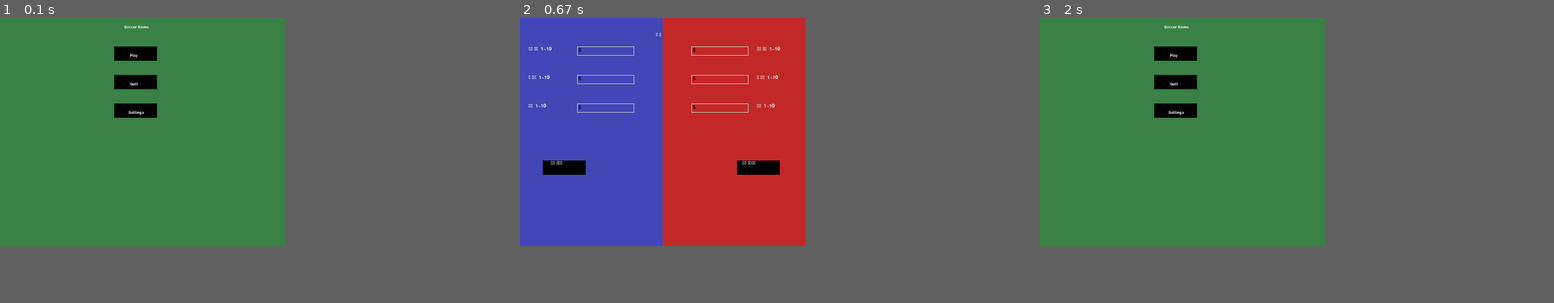
Above: before the commit, frames 1-3 (left to right).
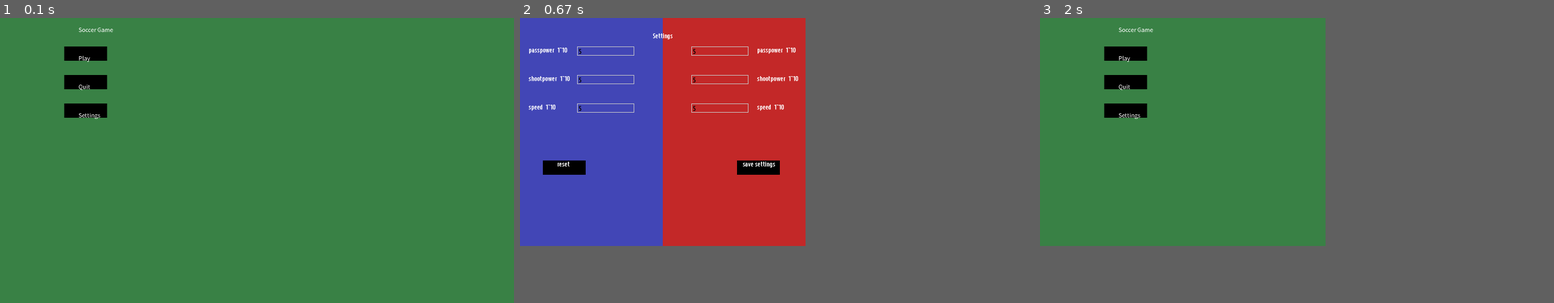
Above: after the commit, the same moments.

Repository: eunhoo545/soccerpython
Game: pygame game, started from start1.py
The game is run twice, just before and just after one commit, with the same random seed, the same clock (stepped at 60 frames per second) and the same inputs.
Inputs (mouse positions are in pixels of both pictures, inside the frame that each line leads up to):
- Up to frame 1 (0.1 s): no input
- Up to frame 2 (0.67 s): click "Settings" at 0.38 s
- Up to frame 3 (2 s): click (1086, 166) at 0.88 s, where only the run after the commit has a clickable "reset"
In our replay, in frame 1 the window is 500x400 before the commit and 900x500 after it. These sizes can differ from the game's own. Grey fills any space a smaller window leaves; there, only what the larger window draws over its background counts as a difference.

The runs differ from the first frame. In frame 1, 2.6% of the frame differs, in the area x 12-31%, y 2-36%; in frame 2, 0.7%; in frame 3, 2.6%.

Commit message:
Revert "Merge branch 'main' of https://github.com/eunhoo545/soccerpython"
This reverts commit 52183625c5b459c5582095c67e76e2d517aa6a82, reversing
changes made to 5cc7a33c25ed3c980d10788687189ce04e10aeef.

Diff:
--- a/settings.py
+++ b/settings.py
@@ -32,17 +32,17 @@
 button2_rect = pygame.Rect(button2_x, button2_y, button_width, button_height)
 screen = pygame.display.set_mode((width, height))
 # 폰트 설정
-font = pygame.font.Font('./font/강원교육모두 Bold.TTF', 25)
+font = pygame.font.Font('HANGILE-TYPECONDENSED.TTF', 32)
 clock = pygame.time.Clock()
-bluepass = font.render('패스 세기  1~10',0,(255,255,255))
-blueshoot = font.render('슛 세기  1~10',0,(255,255,255))
-redshoot = font.render('슛 세기  1~10',0,(255,255,255))
-redpass = font.render('패스 세기  1~10',0,(255,255,255))
-bluerunspeed = font.render('속력  1~10',0,(255,255,255))
-redrunspeed = font.render('속력  1~10',0,(255,255,255))
-save = font.render('설정 저장하기',0,(255,255,255))
-reset = font.render('설정 초기화',0,(255,255,255))
-title = font.render('설 정',0,(255,255,255))
+bluepass = font.render('passpower  1~10',0,(255,255,255))
+blueshoot = font.render('shootpower  1~10',0,(255,255,255))
+redshoot = font.render('shootpower  1~10',0,(255,255,255))
+redpass = font.render('passpower  1~10',0,(255,255,255))
+bluerunspeed = font.render('speed  1~10',0,(255,255,255))
+redrunspeed = font.render('speed  1~10',0,(255,255,255))
+save = font.render('save settings',0,(255,255,255))
+reset = font.render('reset',0,(255,255,255))
+title = font.render('Settings',0,(255,255,255))
 class InputBox:
     def __init__(self, x, y, w, h, text=''):
         self.rect = pygame.Rect(x, y, w, h)
@@ -179,9 +179,9 @@
         screen.blit(redpass,[830,100])
         screen.blit(bluerunspeed,[30,300])
         screen.blit(redrunspeed,[830,300])
-        screen.blit(reset,[108,500])
-        screen.blit(save,[778,500])
-        screen.blit(title,[476,50])
+        screen.blit(reset,[130,500])
+        screen.blit(save,[780,500])
+        screen.blit(title,[465,50])
         pygame.display.flip()
         clock.tick(30)
 #한개만 더만들어서 red, blue 수치 기록 하는걸로.
--- a/start1.py
+++ b/start1.py
@@ -1,12 +1,14 @@
 import pygame
 import sys
 import random
+import soccer1
+import settings
 # 초기화
 pygame.init()
-font = pygame.font.SysFont('.font/강원교육모두 Bold.ttf',20,False,False)
+font = pygame.font.SysFont('msgothic',20,False,False)
 x = False
 # 화면 크기 및 색상 설정
-width, height = 1000, 800
+width, height = 1800, 1000
 white = (255, 255, 255)
 black = (0, 0, 0)
 button_color = (0,0,0)
@@ -18,11 +20,11 @@
 pygame.display.set_caption("Move Window Example")
 
 # 버튼 설정
-button_x, button_y = 400,100
+button_x, button_y = 225,100
 button_rect = pygame.Rect(button_x, button_y, button_width, button_height)
-button2_x, button2_y = 400,200
+button2_x, button2_y = 225,200
 button2_rect = pygame.Rect(button2_x, button2_y, button_width, button_height)
-button3_x, button3_y = 400,300
+button3_x, button3_y = 225,300
 button3_rect = pygame.Rect(button3_x, button3_y, button_width, button_height)
 
 # 이동할 위치 (상대적)
@@ -61,7 +63,7 @@
                 sys.exit()
             if event.type == pygame.MOUSEBUTTONDOWN:
                 if button_rect.collidepoint(event.pos):
-                    import soccer1
+                    # 버튼 클릭 시 창 이
                     screen = pygame.display.set_mode((width, height), pygame.RESIZABLE)
                     pygame.display.set_mode((width, height))  # 화면 크기 리셋
                     button_rect.topleft = (button_x, button_y)
@@ -70,7 +72,6 @@
                     pygame.quit()
                     sys.exit()
                 if button3_rect.collidepoint(event.pos):
-                    import settings
                     settings.main(1000,800)
         screen.fill((57,129,69))
         draw_button()
@@ -79,10 +80,10 @@
         text3 = font.render('Settings',0,(255,255,255))
         title = font.render('Soccer Game',0,(255,255,255))
 
-        screen.blit(text,[455,125])
-        screen.blit(text2,[455,225])
-        screen.blit(text3,[450,325])
-        screen.blit(title,[435,25])
+        screen.blit(text,[275,125])
+        screen.blit(text2,[275,225])
+        screen.blit(text3,[275,325])
+        screen.blit(title,[275,25])
         pygame.display.flip()
         clock.tick(30)
 
--- a/test2.py
+++ /dev/null
@@ -1,63 +0,0 @@
-import pygame
-import math
-
-# Pygame 초기화
-pygame.init()
-
-# 화면 크기 설정
-screen = pygame.display.set_mode((500, 500))
-
-# 색상 설정
-white = (255, 255, 255)
-
-# FPS 설정
-clock = pygame.time.Clock()
-
-# 원 클래스 정의
-class CircleWithImage:
-    def __init__(self, x, y, radius, image_path):
-        self.x = x
-        self.y = y
-        self.radius = radius
-        self.image = pygame.image.load(image_path)  # 이미지 불러오기
-        self.image = pygame.transform.scale(self.image, (self.radius * 2, self.radius * 2))  # 원 크기에 맞게 이미지 크기 조정
-        self.angle = 0  # 회전 각도 초기화
-
-    def draw(self, surface):
-        # 이미지를 중심을 기준으로 회전
-        rotated_image = pygame.transform.rotate(self.image, self.angle)
-        rotated_rect = rotated_image.get_rect(center=(self.x, self.y))  # 중심을 유지하면서 회전
-
-        # 회전된 이미지 그리기
-        surface.blit(rotated_image, rotated_rect.topleft)
-
-    def rotate(self, angle_speed):
-        # 각도 증가 (이미지 회전 속도)
-        self.angle += angle_speed
-
-# CircleWithImage 객체 생성 (이미지 경로는 적절히 설정)
-circle_image = CircleWithImage(250, 250, 50, "your_image.png")  # your_image.png는 이미지 파일 경로로 교체
-
-# 프로그램 실행 중인지 확인하는 변수
-running = True
-
-while running:
-    for event in pygame.event.get():
-        if event.type == pygame.QUIT:
-            running = False
-
-    # 배경 색상
-    screen.fill(white)
-
-    # 이미지 회전시키기
-    circle_image.rotate(1)  # 회전 속도 1도씩
-    circle_image.draw(screen)
-
-    # 화면 업데이트
-    pygame.display.flip()
-
-    # FPS 설정
-    clock.tick(60)
-
-# Pygame 종료
-pygame.quit()
Renamed: font/COPRGTB.TTF -> COPRGTB.TTF
Renamed: font/COPRGTL.TTF -> COPRGTL.TTF
Renamed: font/HANGILE-TYPE.TTF -> HANGILE-TYPE.TTF
Renamed: font/HANGILE-TYPECONDENSED.TTF -> HANGILE-TYPECONDENSED.TTF
Renamed: font/HYHWPEQ.TTF -> HYHWPEQ.TTF
Renamed: temp/rf_example.py -> TEST.py
Renamed: temp/dropdown_example2.py -> blueset.py
Renamed: temp/rf_stick_example.py -> d.py
Renamed: temp/dropdown_example.py -> ds.py
Binary file removed: font/Font1.ttf
Renamed: temp/soccer.py -> soccer.py
Binary file removed: your_image.png
(and 2 more such lines)
